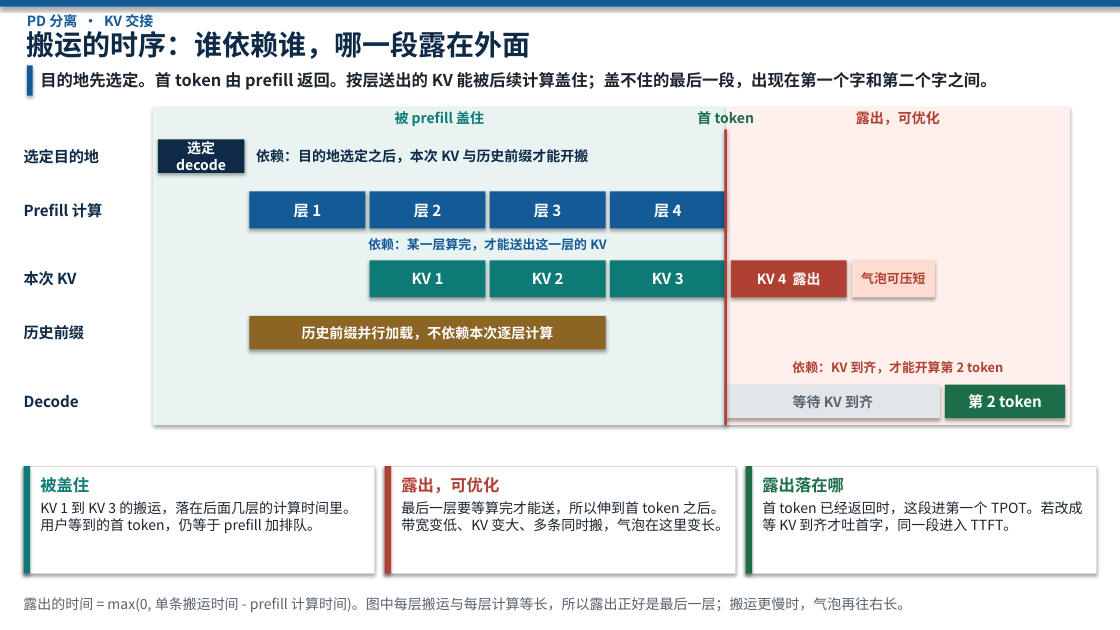
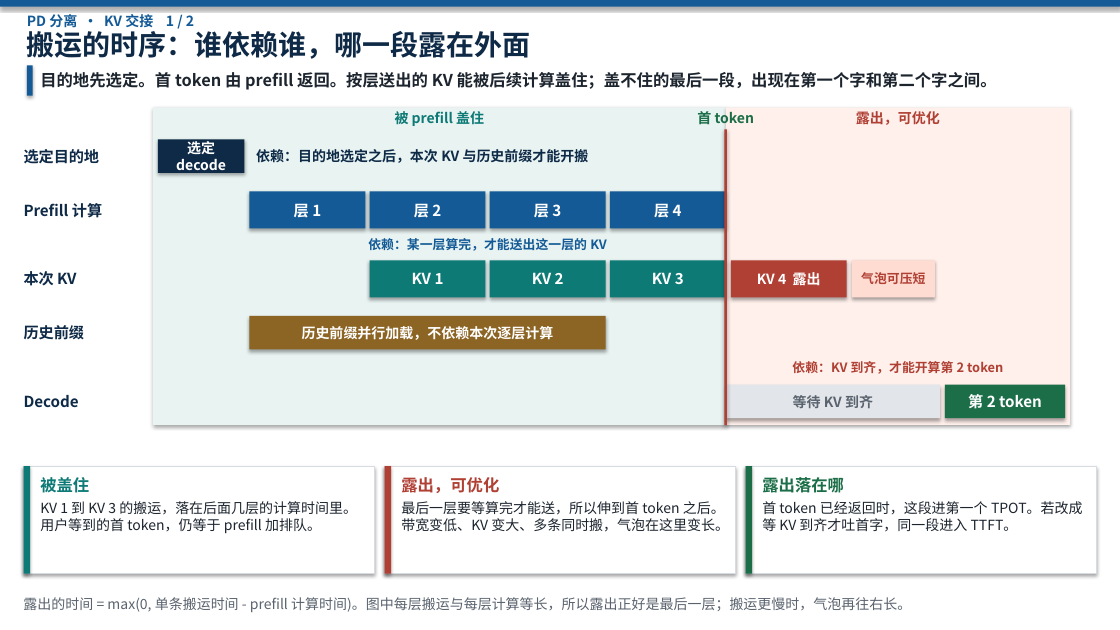
Before and after one commit to 69515164-rgb/UCL-MPComm, a slide deck: slide 1 of docs/kv-handoff-timeline.pptx. Drawn at 1120x630 pixels with LibreOffice and Linux fonts; fonts in the diff are those of the drawing. Boxes give left, top, right and bottom in pixels: in the first picture for what was removed or moved away, otherwise in the second. Text is boxed around its words. In the diff, an @@ line names an element or a change of style, - is before the commit and + after.

```diff
--- a/docs/kv-handoff-timeline.pptx
+++ b/docs/kv-handoff-timeline.pptx
@@ text at [27,14,194,27]: text changed @@
-PD 分离 · KV 交接
+PD 分离 · KV 交接 1 / 2
```
Also in this commit, not shown: 1 slide added, 1 other file.
